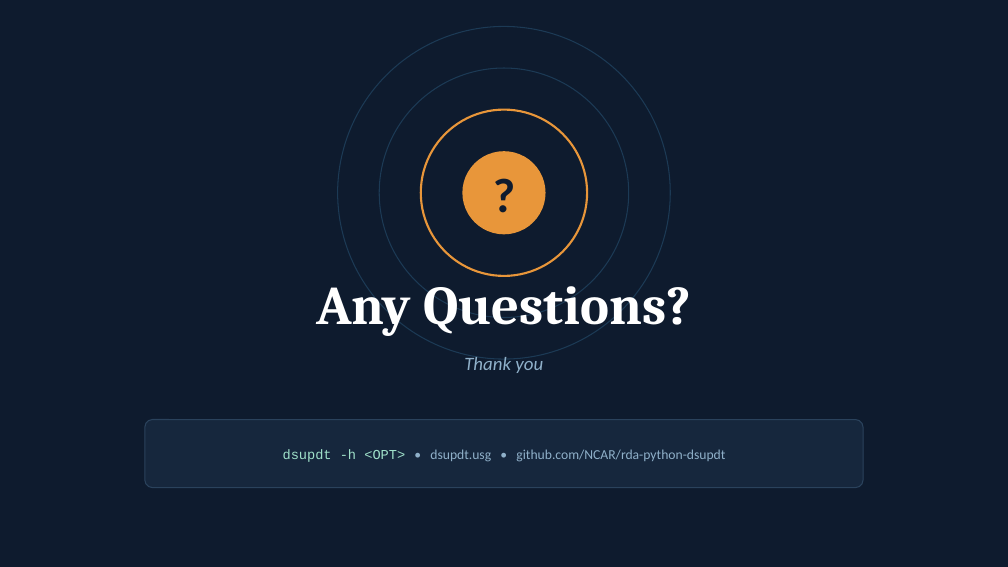
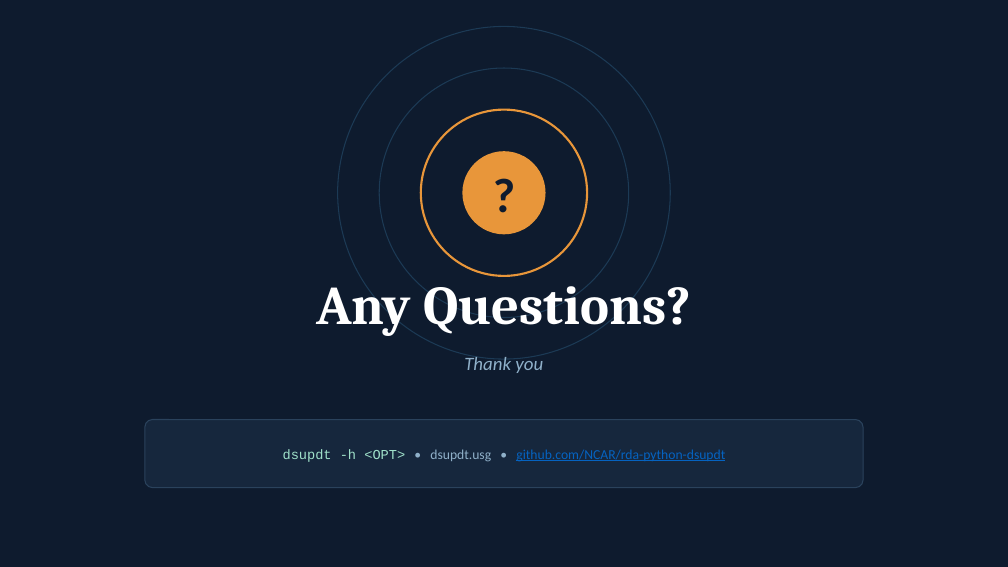
Before and after one commit to NCAR/rda-python-dsupdt, a slide deck: slide 26 of docs/slides/dsupdt_guide.pptx. Drawn at 1008x567 pixels with LibreOffice and Linux fonts; fonts in the diff are those of the drawing. Boxes give left, top, right and bottom in pixels: in the first picture for what was removed or moved away, otherwise in the second. Text is boxed around its words. In the diff, an @@ line names an element or a change of style, - is before the commit and + after.

```diff
--- a/docs/slides/dsupdt_guide.pptx
+++ b/docs/slides/dsupdt_guide.pptx
@@ text "dsupdt -h <OPT> • dsupdt.usg ..." at [283,449,725,462]: text colour #8FB0C9 to #0563C1, underline on in "github.com/NCAR/rda-python-dsupdt" @@
```
Also in this commit, not shown: 2 other slides changed, 2 other files.
